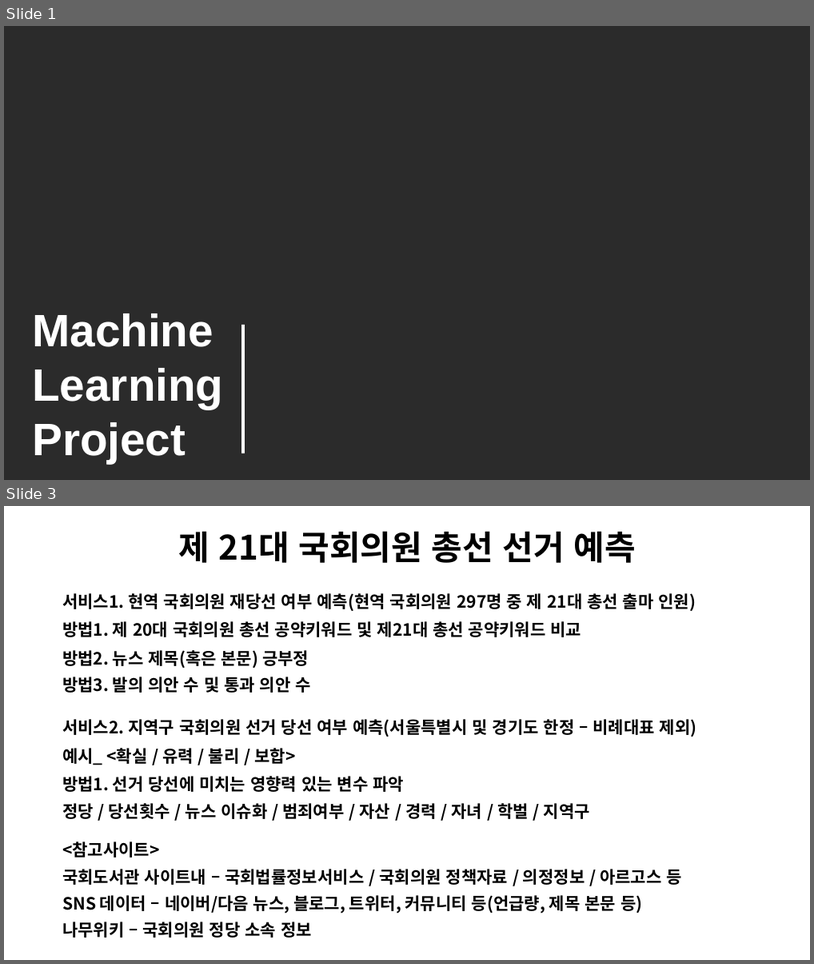
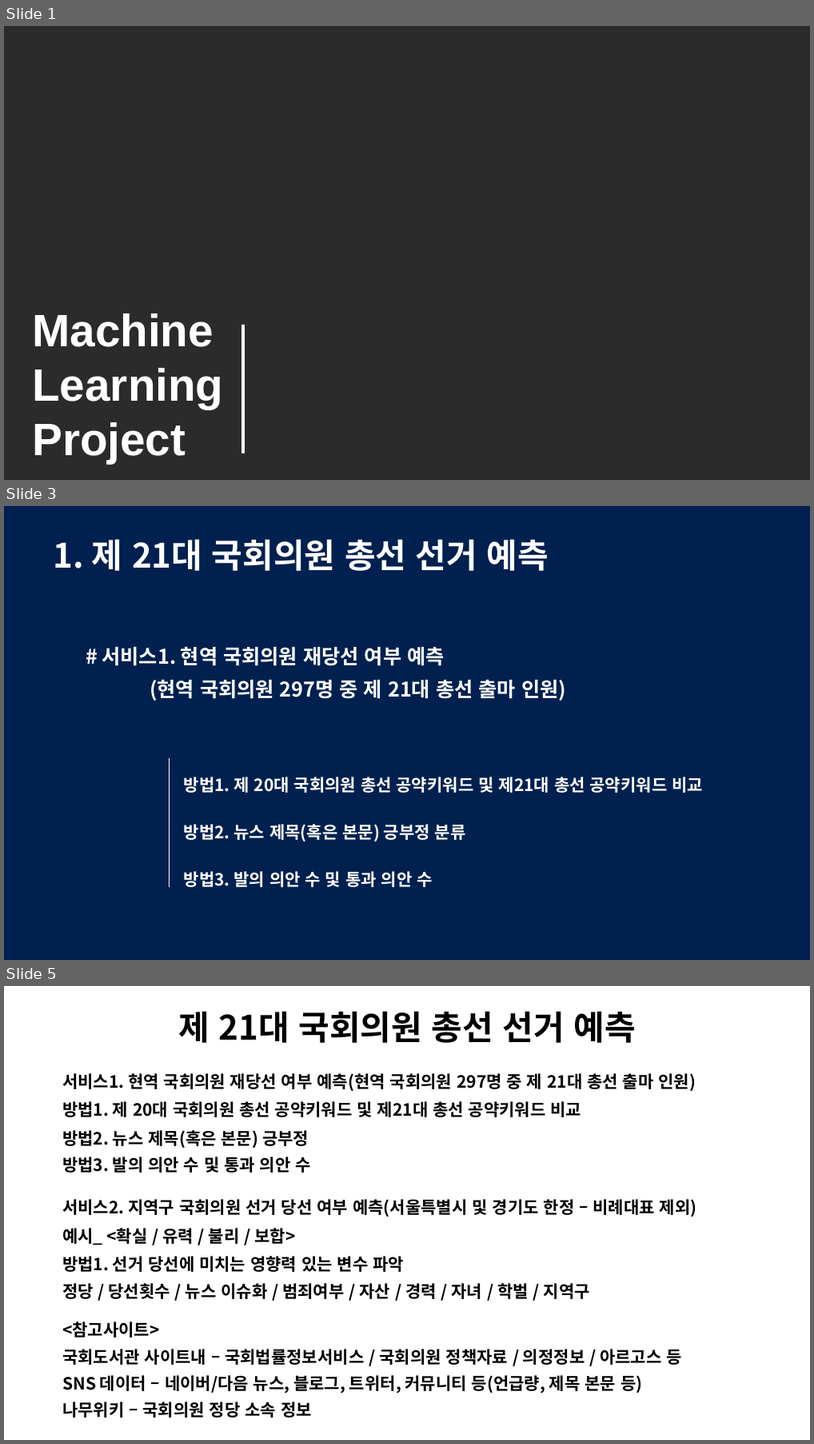
Before and after one commit to drhee0919/Rhee, a slide deck: 주제 발표.pptx. Shown one above the other, each under a label of ours: slides 1 and 3 before the commit, slides 1, 3 and 5 after it; the slides between them are not shown. The pictures are 814x964 and 814x1444 pixels, drawn with LibreOffice and Linux fonts; fonts in the diff are those of the drawing; background and template pictures are left out; a plain dark background stands for a picture behind light text. Boxes give left, top, right and bottom in pixels: in the first picture for what was removed or moved away, otherwise in the second. Text is boxed around its words. In the diff, an @@ line names an element or a change of style, - is before the commit and + after.

```diff
--- a/주제 발표.pptx
+++ b/주제 발표.pptx
@@ slide 3 added at (x1=4, y1=506, x2=810, y2=960), background #FFFFFF @@
@@ rectangle added at (x1=4, y1=506, x2=810, y2=960), fill #00204F @@
@@ text added at (x1=54, y1=539, x2=549, y2=571), 40 pt, text #FFFFFF, bold @@
+1. 제 21대 국회의원 총선 선거 예측
@@ text added at (x1=102, y1=646, x2=703, y2=887), 20 pt, text #FFFFFF, bold @@
+# 서비스1. 현역 국회의원 재당선 여부 예측
+(현역 국회의원 297명 중 제 21대 총선 출마 인원)
+방법1. 제 20대 국회의원 총선 공약키워드 및 제21대 총선 공약키워드 비교
+방법2. 뉴스 제목(혹은 본문) 긍부정 분류
+방법3. 발의 의안 수 및 통과 의안 수
@@ line added from (169, 758) to (169, 887), #FFFFFF 0.5 pt @@
@@ what was slide 3 is now slide 5 @@
```
Also in this commit, not shown: 1 slide changed, 1 other slide added.
